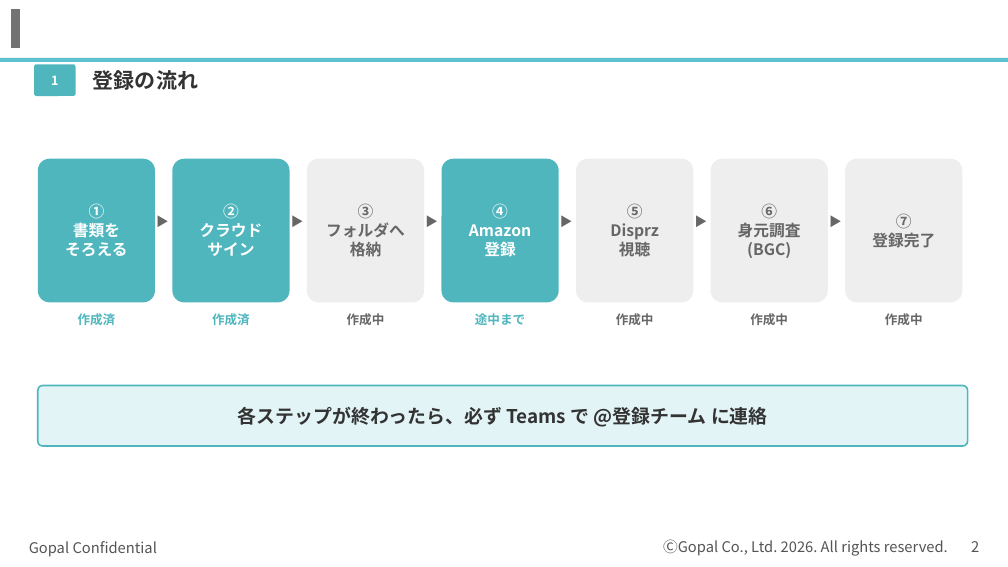
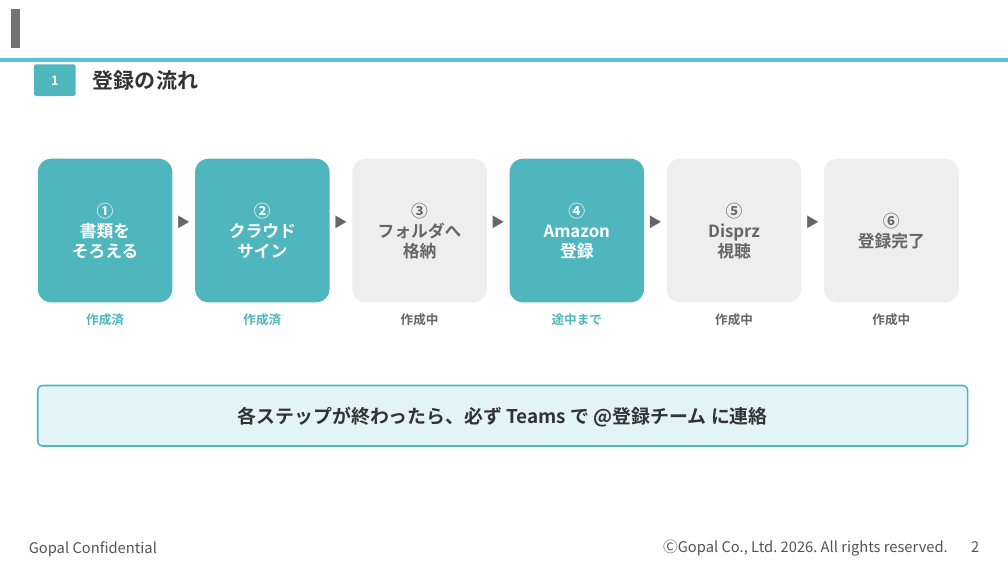
Before and after one commit to kagayugopal-eng/tamu, a slide deck: slide 2 of out/登録の流れ_書類準備まで.pptx. Drawn at 1008x567 pixels with LibreOffice and Linux fonts; fonts in the diff are those of the drawing; background and template pictures are left out. Boxes give left, top, right and bottom in pixels: in the first picture for what was removed or moved away, otherwise in the second. Text is boxed around its words. In the diff, an @@ line names an element or a change of style, - is before the commit and + after.

```diff
--- a/out/登録の流れ_書類準備まで.pptx
+++ b/out/登録の流れ_書類準備まで.pptx
@@ rounded rectangle: place and size @@
-rounded rectangle at [38,159,155,302]
+rounded rectangle at [38,159,172,302]
@@ text "②": place and size @@
-text "②" at [199,203,262,256]
+text "②" at [229,202,296,258]
@@ rounded rectangle: place and size @@
-rounded rectangle at [172,159,290,302]
+rounded rectangle at [195,159,330,302]
@@ text "③": place and size @@
-text "③" at [326,203,405,256]
+text "③" at [378,203,462,259]
@@ rounded rectangle: place and size @@
-rounded rectangle at [307,159,424,302]
+rounded rectangle at [352,159,487,302]
@@ text "④": place and size @@
-text "④" at [469,203,531,256]
+text "④" at [544,202,610,259]
@@ rounded rectangle: place and size @@
-rounded rectangle at [442,159,559,302]
+rounded rectangle at [510,159,644,302]
@@ rounded rectangle removed at [576,159,693,302] @@
@@ size 15 to 16 pt in 5 elements at [72,202,138,258], [229,202,296,258], [378,203,462,259], [544,202,610,259], [708,203,760,258] @@
@@ text "⑤": place and size @@
-text "⑤" at [610,203,659,256]
+text "⑤" at [708,203,760,258]
@@ rounded rectangle: place and size @@
-rounded rectangle at [711,159,828,302]
+rounded rectangle at [667,159,802,302]
@@ text "⑥": place and size @@
-text "⑥" at [872,213,935,248]
+text "⑥" at [858,213,925,249]
@@ rounded rectangle: place and size @@
-rounded rectangle at [845,159,963,302]
+rounded rectangle at [824,159,959,302]
@@ text removed at [738,203,801,258] @@
-⑥
-身元調査
-(BGC)
@@ text "▶": place and size @@
-text "▶" at [151,212,174,250]
+text "▶" at [170,212,197,250]
@@ text "▶": place and size @@
-text "▶" at [286,212,309,250]
+text "▶" at [327,212,354,250]
@@ size 12 to 13 pt in 5 elements at [170,212,197,250], [799,212,826,250], [327,212,354,250], [642,212,668,250], [485,212,511,250] @@
@@ text "▶": place and size @@
-text "▶" at [420,212,443,250]
+text "▶" at [485,212,511,250]
@@ text removed at [555,212,578,250] @@
-▶
@@ text "▶": place and size @@
-text "▶" at [690,212,712,250]
+text "▶" at [642,212,668,250]
@@ text "▶": place and size @@
-text "▶" at [824,212,847,250]
+text "▶" at [799,212,826,250]
@@ text at [858,233,925,249]: size 15 to 16 pt in "登録完了" @@
@@ text at [883,213,900,229]: text changed; size 15 to 16 pt @@
-⑦
+⑥
@@ text "作成済": place and size @@
-text "作成済" at [78,313,116,325]
+text "作成済" at [86,313,124,325]
@@ text "作成済": place and size @@
-text "作成済" at [212,313,250,325]
+text "作成済" at [243,313,281,325]
@@ text "作成中": place and size @@
-text "作成中" at [347,313,385,325]
+text "作成中" at [401,313,439,325]
@@ text "途中まで": place and size @@
-text "途中まで" at [475,313,525,325]
+text "途中まで" at [552,313,602,325]
@@ text removed at [616,313,654,325] @@
-作成中
@@ text "作成中": place and size @@
-text "作成中" at [750,313,788,325]
+text "作成中" at [715,313,753,325]
@@ text "作成中": place and size @@
-text "作成中" at [885,313,923,325]
+text "作成中" at [872,313,910,325]
```
